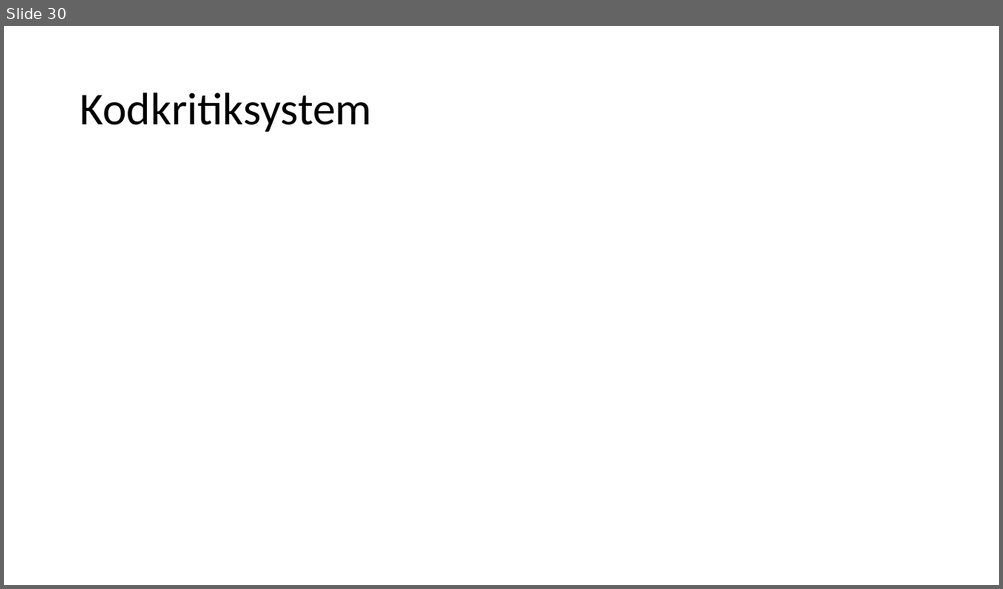
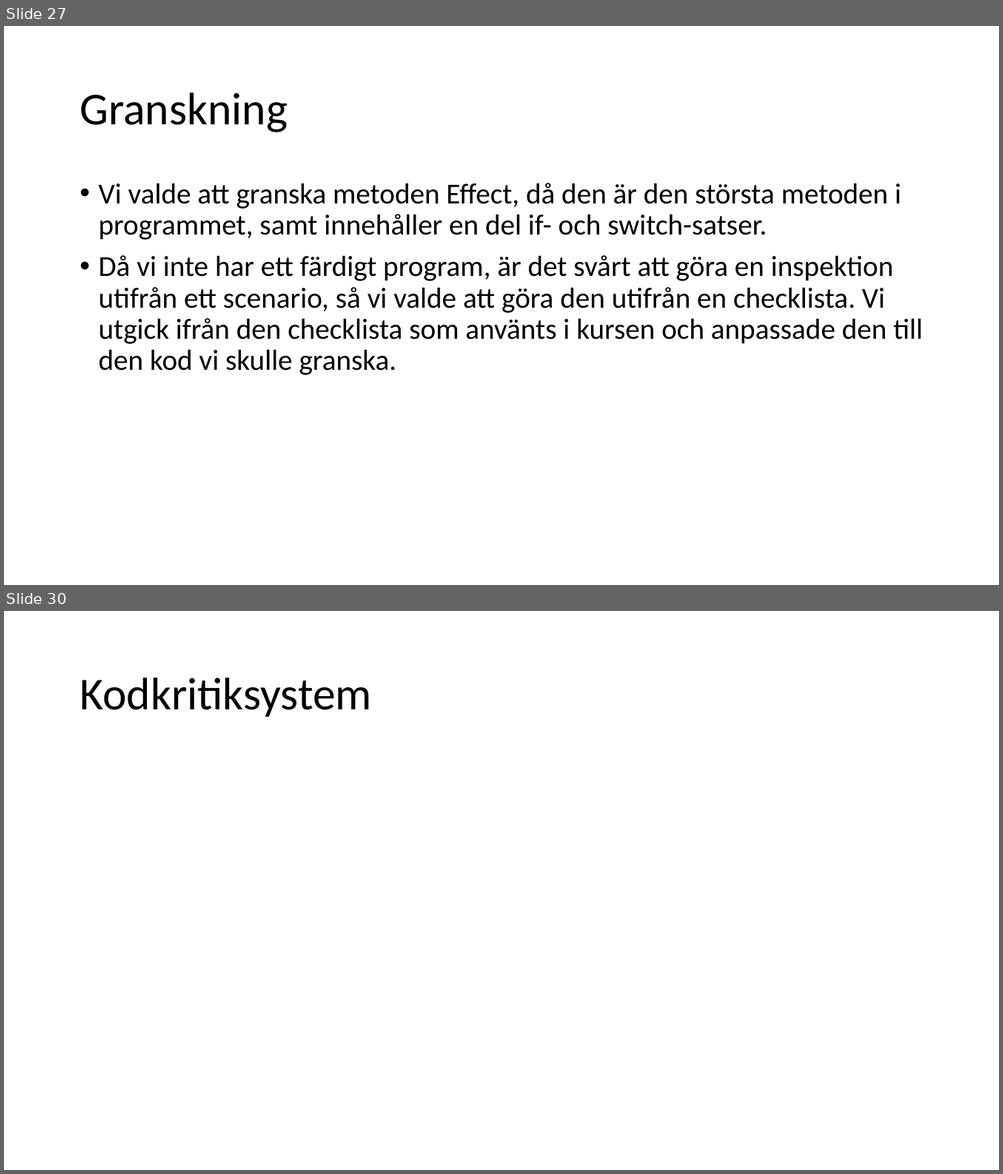
Before and after one commit to knopp10000/Inte_Roligt, a slide deck: slutredovisning.pptx. Shown one above the other, each under a label of ours: slide 30 before the commit, slides 27 and 30 after it; the slides between them are not shown. The pictures are 1003x589 and 1003x1174 pixels, drawn with LibreOffice and Linux fonts; fonts in the diff are those of the drawing. Boxes give left, top, right and bottom in pixels: in the first picture for what was removed or moved away, otherwise in the second. Text is boxed around its words. In the diff, an @@ line names an element or a change of style, - is before the commit and + after.

```diff
--- a/slutredovisning.pptx
+++ b/slutredovisning.pptx
@@ slide 27 added at <box>4,26,999,585</box>, background #FFFFFF @@
@@ title added at <box>79,93,287,133</box>, 44 pt, text #000000 @@
+Granskning
@@ text added at <box>99,183,922,375</box>, 28 pt, text #000000 @@
+• Vi valde att granska metoden Effect, då den är den största metoden i programmet, samt innehåller en del if- och switch-satser.
+• Då vi inte har ett färdigt program, är det svårt att göra en inspektion utifrån ett scenario, så vi valde att göra den utifrån en checklista. Vi utgick ifrån den checklista som använts i kursen och anpassade den till den kod vi skulle granska.
```
Also in this commit, not shown: 1 slide changed, 1 other slide added, 2 slides removed.
